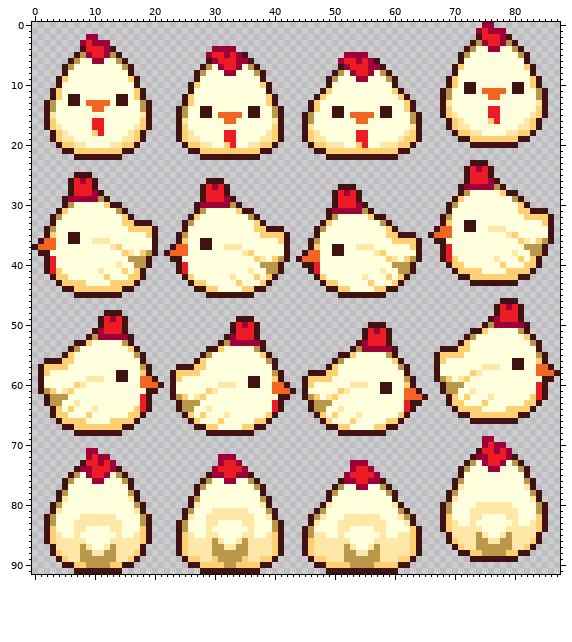
Sprite sheet -- src/assets/leghorn-hen.png. The picture above was drawn from the file before the commit.
The file is 88x92 pixels.
The same view after the edit:
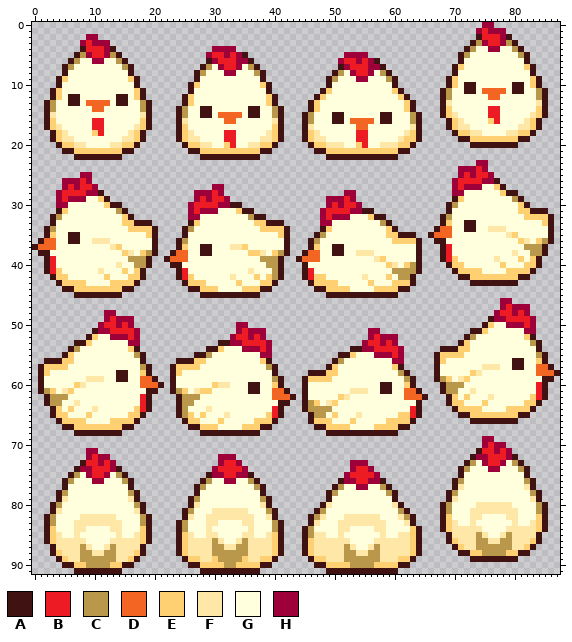
Palette (. is transparent): A #401212  B #ed1c24  C #ba984b  D #f26522  E #ffd071  F #ffe7a7  G #ffffde  H #9e0039
The commit says: hen left/right squish + comb
Difference:
Changed rows in their new state; - is an unchanged pixel.
first column x 50:
14 GG------GG
15 ---GGGG---
16 AA-D--D-AA
17 ----DD----
first column x 4:
23 ---------------------------------------------------------------------.HH--------
24 -------------------------------------------------------------------HHHBH.-------
25 ---.HH-------------------------------------------------------------HBH--H-------
26 -HHHBH.------------------...--------------------------------------HBB--H--------
27 -HBH--H-----------------..-H.------------------...----------------HB---GGE------
28 HBB--H-----------------HHH-H.-----------------..-H.---------------HHG-----------
29 HB---GGE---------------HBH---.---------------HHH-H.-----------------------------
30 HHG-------------------HBBBB--A---------------HBH---.----------------------------
31 ----------------------HBHHH-----------------HBBBB--A----------------------------
32 ----------------------HH----------A---------HBHHH-------------------------------
33 ---------------------.AE----------EAAA------HH----------------------------------
34 ----------------------C----------G-EEEA----.AE----------------------------------
35 --------------------.A------------GGG-------C-----------------------------------
36 ---------------------C--GG-----------G------------------------------------------
37 -------------------.AE------G--E------------------GGG------G--------------------
38 ------------------.A----AA-----G-EF-EC------------FFFGG-------------------------
39 ------------------ADDD-----------GCCCA.--------------FEGG-GG--------------------
40 -------------------A-G------------G-------GG-----------EFGECA-------------------
41 -----------------------------------G-----ABG----------G-C--CA-------------------
42 --------------------AB--------------CA---ABE-------------CCA--------------------
43 ---------------------AE------------EA-----AEE------------EEA--------------------
44 ----------------------A-E--------E-A-------AAEE--------EEAA---------------------
45 ------------------------A--------A-----------AA--------AA-----------------------
46 --------------------------------------------------------------------------HH.---
47 -------------------------------------------------------------------------.HBHHH-
48 --------HH.--------------------------------------------------------------H--HBH-
49 -------.HBHHH-----------------...-----------------------------------------H--BBH
50 -------H--HBH----------------.H-..------------------...-----------------EGG---BH
51 --------H--BBH---------------.H-HHH----------------.H-..---------------------GHH
52 ------EGG---BH--------------.---HBH----------------.H-HHH-----------------------
53 -----------GHH--------------A--BBBBH--------------.---HBH-----------------------
54 -------------------------------HHHBH--------------A--BBBBH----------------------
55 -----------------------A----------HH-----------------HHHBH----------------------
56 --------------------AAAE----------EA.-------------------HH----------------------
57 -------------------AEEE-G----------C--------------------EA.---------------------
58 ---------------------GGG------------A.-------------------C----------------------
59 --------------------G-----------GG--C-------------------------------------------
60 --------------------------E--G------EA.---G------GGG----------------------------
61 --------------------CE-FE-G-----AA----A.-------GGFFF----------------------------
62 -------------------.ACCCG-----------DDDA--GG-GGEF-------------------------------
63 -----------------------G------------G-A--ACEGFE-----------GG--------------------
64 ----------------------G------------------AC--C-G----------GBA-------------------
65 --------------------AC--------------BA----ACC-------------EBA-------------------
66 ---------------------AE------------EA-----AEE------------EEA--------------------
67 ----------------------A-E--------E-A-------AAEE--------EEAA---------------------
68 ------------------------A--------A-----------AA--------AA-----------------------
